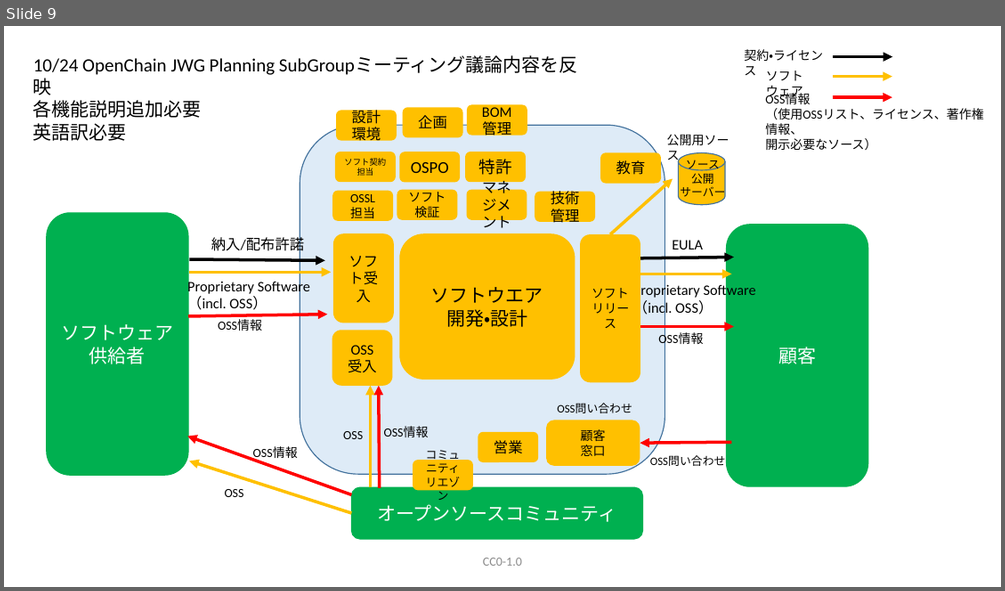
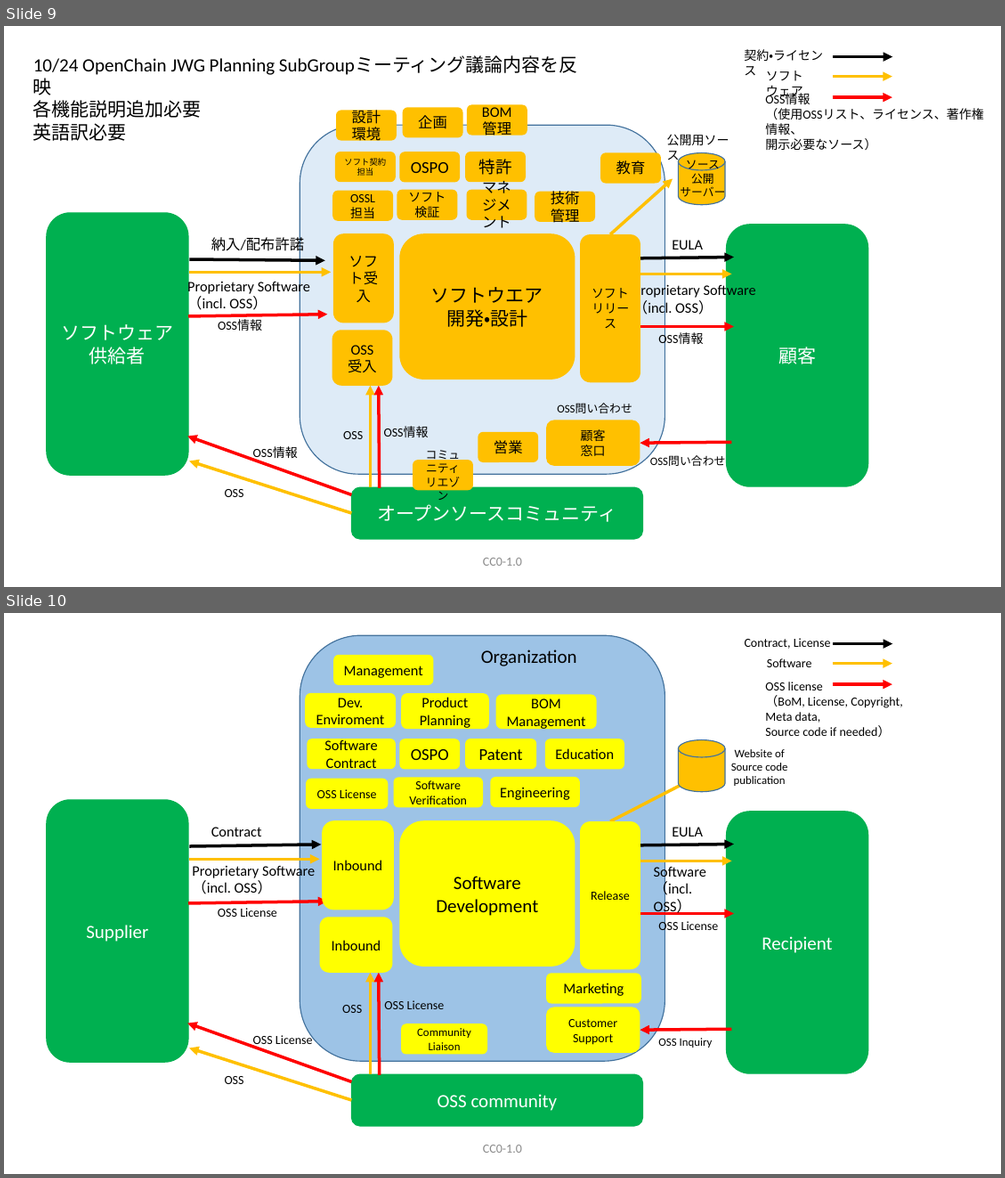
Before and after one commit to OpenChain-Project/OpenChain-JWG, a slide deck: CaseStudy/BusinessFlow/BusinessFlow-CE.pptx. Shown one above the other, each under a label of ours: slide 9 before the commit, slides 9 and 10 after it. The pictures are 1005x591 and 1005x1178 pixels, drawn with LibreOffice and Linux fonts; fonts in the diff are those of the drawing. Boxes give left, top, right and bottom in pixels: in the first picture for what was removed or moved away, otherwise in the second. Text is boxed around its words. In the diff, an @@ line names an element or a change of style, - is before the commit and + after.

```diff
--- a/CaseStudy/BusinessFlow/BusinessFlow-CE.pptx
+++ b/CaseStudy/BusinessFlow/BusinessFlow-CE.pptx
@@ slide 10 added at (4,613,1001,1174), background #FFFFFF @@
@@ group added at (47,635,902,1126): 22 rounded rectangles, 16 texts, 15 arrows, 1 cylinder @@
+Supplier
+Recipient
+OSS community
+Software Development
+Software Contract
+Software Verification
+Contract
+Proprietary Software
+（incl. OSS）
+Inbound
+Patent
+Software
+Contract, License
+OSS license
+（BoM, License, Copyright, Meta data,
+Source code if needed）
+OSS License
+EULA
+Software
+（incl. OSS）
+OSS License
+Website of Source code publication
+Customer Support
+OSS Inquiry
+OSS
+OSS
+OSS License
+OSS License
+Release
+OSPO
+Inbound
+OSS License
+Management
+Community Liaison
+Engineering
+Education
+Dev. Enviroment
+Product Planning
+BOM
+Management
+Marketing
+Organization
@@ text added at (483,1144,522,1152), 12 pt, text #8C8C8C @@
+CC0-1.0
```
Also in this commit, not shown: 1 other file.
